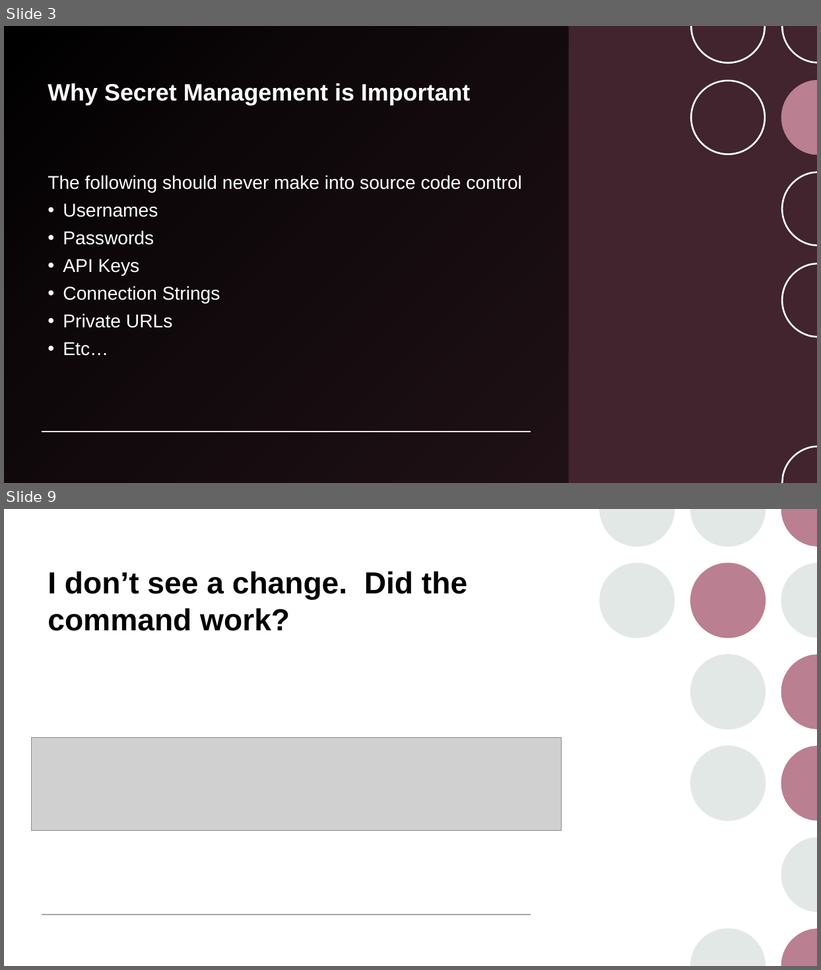
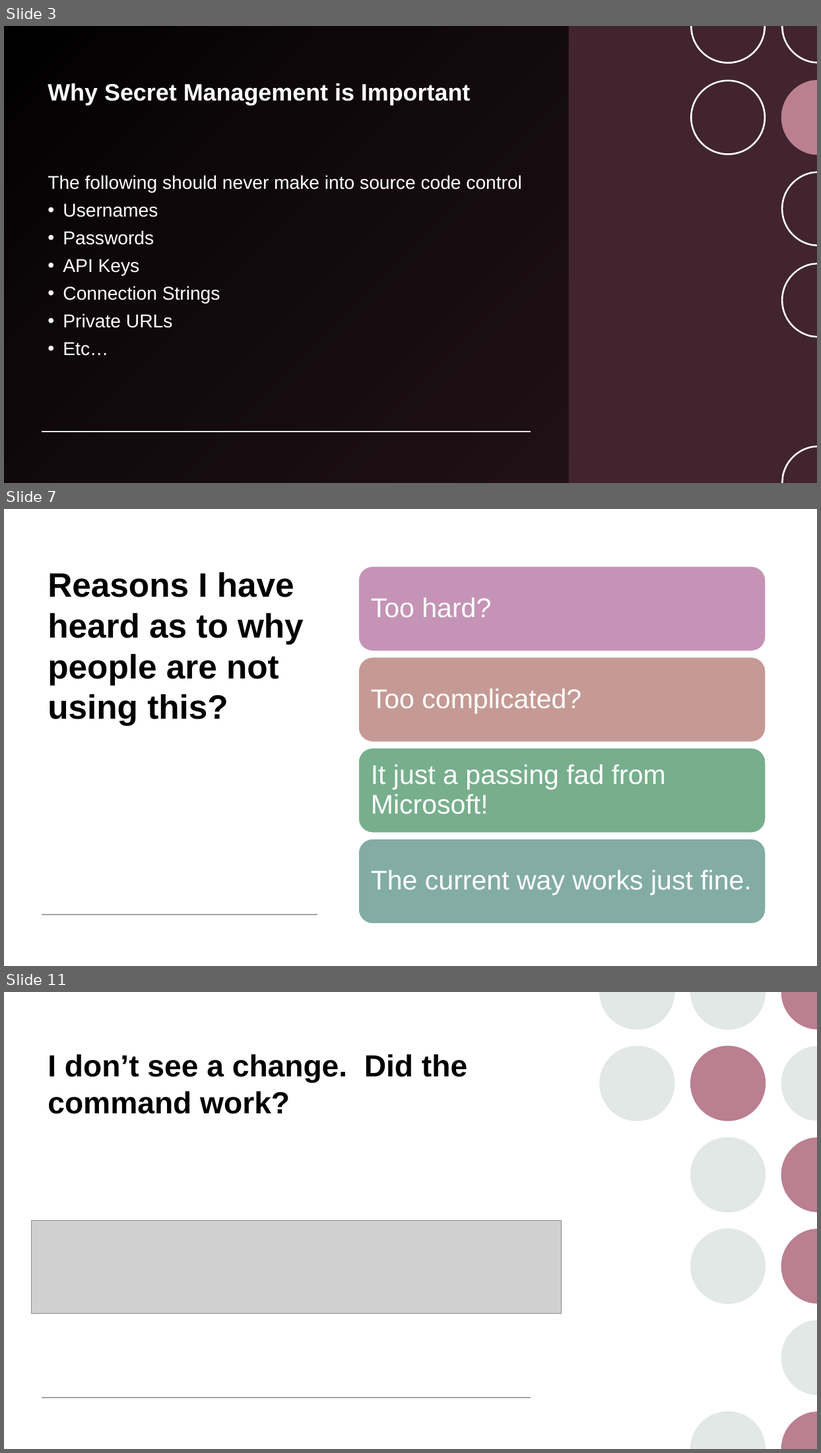
Before and after one commit to pulcher/stop-checking-in-secrets, a slide deck: stop-checking-in-secrets.pptx. Shown one above the other, each under a label of ours: slides 3 and 9 before the commit, slides 3, 7 and 11 after it; the slides between them are not shown. The pictures are 821x970 and 821x1453 pixels, drawn with LibreOffice and Linux fonts; fonts in the diff are those of the drawing; grey boxes stand for pictures; background and template pictures are left out. Boxes give left, top, right and bottom in pixels: in the first picture for what was removed or moved away, otherwise in the second. Text is boxed around its words. In the diff, an @@ line names an element or a change of style, - is before the commit and + after.

```diff
--- a/stop-checking-in-secrets.pptx
+++ b/stop-checking-in-secrets.pptx
@@ slide 7 added at [4,509,817,966], background #FFFFFF; not listed: 9 template elements that a slide beside it also shows @@
@@ rectangle added at [4,509,817,966], fill #FFFFFF @@
@@ title added at [48,572,304,725], 40 pt, text #000000, bold @@
+Reasons I have heard as to why people are not using this?
@@ group added at [358,566,766,923]: 4 rounded rectangles, 4 texts @@
+Too hard?
+Too complicated?
+It just a passing fad from Microsoft!
+The current way works just fine.
@@ line added from (42, 916) to (318, 916), #A6A6A6 1 pt @@
@@ what was slide 9 is now slide 11 @@
```
Also in this commit, not shown: 7 slides changed, 2 other slides added.
